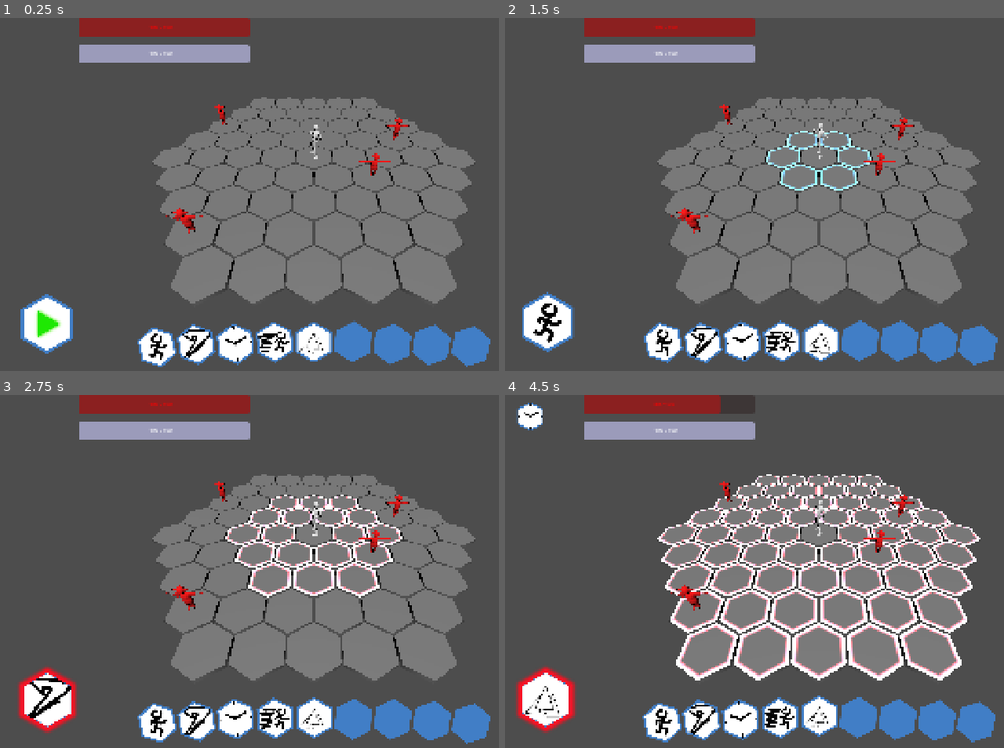
Above: before the commit, frames 1-4 (two rows, left to right).
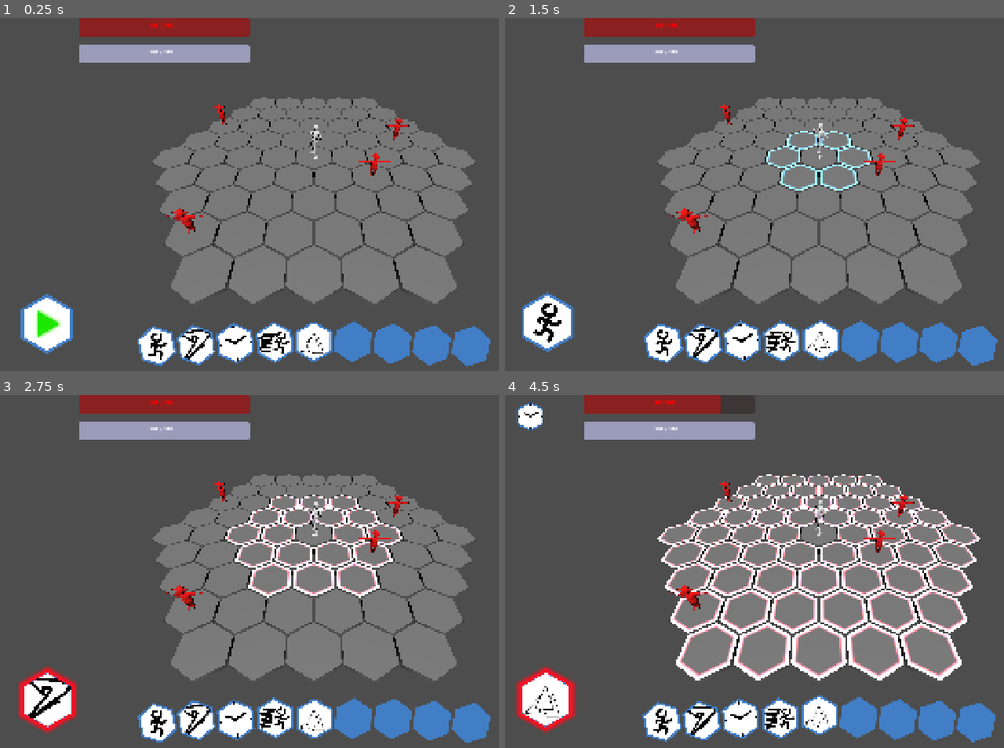
Above: after the commit, the same moments.

Repository: mmb5049/IGME601-Group4
Game: Godot game, scene res://Levels/Arena.tscn
Two runs of this game, one before a commit and one after it. Both use one fixed random seed, a clock stepped at 60 frames per second and the inputs below.
Inputs (mouse positions are in pixels of both pictures, inside the frame that each line leads up to):
- Up to frame 1 (0.25 s): no input
- Up to frame 2 (1.5 s): click (549, 325) at 0.5 s; tap Enter at 1.25 s; drag from (664, 339) to (879, 116) at 1.27 s
- Up to frame 3 (2.75 s): drag from (194, 719) to (284, 642) at 2.02 s
- Up to frame 4 (4.5 s): move the mouse to (739, 719) at 2.77 s; hold D 2.78-3.5 s; tap H at 2.85 s; click (739, 719) at 2.92 s; drag from (779, 716) to (629, 518) at 3.52 s; drag from (819, 719) to (849, 571) at 4.27 s

The runs differ from the first frame. In frame 1, 0.8% of the frame differs, in the area x 27-97%, y 1-99%; in frame 2, 0.6%; in frame 3, 0.9%, in the area x 27-98%, y 1-99%; in frame 4, 0.8%.

Commit message:
Adding text file and fonts

Diff:
--- a/igme-601-group-4/Levels/Arena.tscn
+++ b/igme-601-group-4/Levels/Arena.tscn
@@ -16,6 +16,8 @@
 [ext_resource type="Script" uid="uid://bqyjg7cr7355y" path="res://Scripts/action_execution_controller.gd" id="13_action_executor"]
 [ext_resource type="PackedScene" uid="uid://d2af5376r7sff" path="res://UI/Menus/game_over.tscn" id="14_mo5sh"]
 [ext_resource type="PackedScene" uid="uid://cr5jts6r1074n" path="res://UI/Player/HUD.tscn" id="16_famn7"]
+
+[sub_resource type="Theme" id="Theme_tmhow"]
 
 [node name="Arena" type="Node3D" unique_id=1193273823]
 script = ExtResource("1_5o1c7")
@@ -87,23 +89,14 @@
 offset_left = 240.0
 offset_right = 763.0
 
-[node name="HealthLabel" type="Label" parent="HUD/HealthBar" index="0" unique_id=1907702168]
-layout_mode = 0
-offset_left = 217.0
-offset_top = 15.0
-offset_right = 335.0
-offset_bottom = 38.0
-
 [node name="ManaBar" parent="HUD" index="1" unique_id=589409471]
 offset_right = 763.0
 offset_bottom = 138.0
 
-[node name="ManaLabel" type="Label" parent="HUD/ManaBar" index="0" unique_id=1853911437]
-layout_mode = 0
-offset_left = 217.0
-offset_top = 14.0
-offset_right = 335.0
-offset_bottom = 37.0
+[node name="NotificationLabel" parent="HUD/NotificationPanel" parent_id_path=PackedInt32Array(1543784001, 1362225) index="0" unique_id=2057399562]
+theme = SubResource("Theme_tmhow")
+theme_override_colors/font_shadow_color = Color(0, 0, 0, 0)
+theme_override_colors/font_outline_color = Color(0, 0, 0, 1)
 
 [connection signal="ability_confirmed" from="Player" to="GlobalUIRoot/SwayLayer/ActionDockUI" method="commit_confirmed_ability"]
 [connection signal="target_preview_changed" from="Player" to="GlobalUIRoot/SwayLayer/ActionDockUI" method="set_target_preview"]
--- a/igme-601-group-4/UI/Player/HUD.gd
+++ b/igme-601-group-4/UI/Player/HUD.gd
@@ -4,9 +4,11 @@
 
 @onready var health_bar: ProgressBar = $HealthBar
 @onready var mana_bar: ProgressBar = $ManaBar
-@onready var notification_label: Label = $NotificationLabel
+@onready var notification_panel: PanelContainer = $NotificationPanel
+@onready var notification_label: Label = $NotificationPanel/NotificationLabel
 @onready var health_label: Label = $HealthBar/HealthLabel
 @onready var mana_label: Label = $ManaBar/ManaLabel
+var notification_id: int = 0
 
 func _ready() -> void:
 	player = get_tree().get_first_node_in_group("player") as PlayerController
@@ -44,4 +46,14 @@
 	mana_label.text = "%d / %d" % [current, maximum]
 
 func _on_notification_requested(message: String) -> void:
+	notification_id += 1
+	var current_id = notification_id
+
 	notification_label.text = message
+	notification_panel.visible = true
+
+	await get_tree().create_timer(1.0).timeout
+
+	# Only hide it if no newer notification appeared
+	if current_id == notification_id:
+		notification_panel.visible = false
--- a/igme-601-group-4/UI/Player/HUD.tscn
+++ b/igme-601-group-4/UI/Player/HUD.tscn
@@ -1,9 +1,20 @@
 [gd_scene format=3 uid="uid://cr5jts6r1074n"]
 
 [ext_resource type="Script" uid="uid://d1cx8ym81vhet" path="res://UI/Player/HUD.gd" id="1_vwvg8"]
+[ext_resource type="FontFile" uid="uid://iva2kdc7h4yg" path="res://Font/Oxanium-VariableFont_wght.ttf" id="2_h6622"]
+[ext_resource type="FontFile" uid="uid://b6w8dn8xwm34c" path="res://Font/Oxanium-ExtraBold.ttf" id="2_minvw"]
+
+[sub_resource type="FontVariation" id="FontVariation_minvw"]
+base_font = ExtResource("2_minvw")
 
 [sub_resource type="CanvasItemMaterial" id="CanvasItemMaterial_i3jvf"]
 blend_mode = 1
+
+[sub_resource type="FontVariation" id="FontVariation_ity2r"]
+base_font = ExtResource("2_minvw")
+
+[sub_resource type="FontVariation" id="FontVariation_cv32t"]
+base_font = ExtResource("2_h6622")
 
 [node name="HUD" type="CanvasLayer" unique_id=1543784001]
 script = ExtResource("1_vwvg8")
@@ -17,6 +28,14 @@
 value = 100.0
 show_percentage = false
 
+[node name="HealthLabel" type="Label" parent="HealthBar" unique_id=1729260440]
+layout_mode = 0
+offset_left = 217.0
+offset_top = 16.0
+offset_right = 335.0
+offset_bottom = 40.0
+theme_override_fonts/font = SubResource("FontVariation_minvw")
+
 [node name="ManaBar" type="ProgressBar" parent="." unique_id=589409471]
 self_modulate = Color(0.7129441, 0.7188152, 1, 1)
 material = SubResource("CanvasItemMaterial_i3jvf")
@@ -27,8 +46,25 @@
 value = 100.0
 show_percentage = false
 
-[node name="NotificationLabel" type="Label" parent="." unique_id=2057399562]
-offset_left = 544.0
-offset_top = 806.0
-offset_right = 1437.0
-offset_bottom = 914.0
+[node name="ManaLabel" type="Label" parent="ManaBar" unique_id=1477717854]
+layout_mode = 0
+offset_left = 217.0
+offset_top = 15.0
+offset_right = 335.0
+offset_bottom = 39.0
+theme_override_fonts/font = SubResource("FontVariation_ity2r")
+
+[node name="NotificationPanel" type="PanelContainer" parent="." unique_id=1362225]
+visible = false
+offset_left = 528.0
+offset_top = 827.0
+offset_right = 1402.0
+offset_bottom = 912.0
+
+[node name="NotificationLabel" type="Label" parent="NotificationPanel" unique_id=2057399562]
+layout_mode = 2
+theme_override_fonts/font = SubResource("FontVariation_cv32t")
+theme_override_font_sizes/font_size = 48
+text = "Test"
+horizontal_alignment = 1
+vertical_alignment = 1
Binary file added: igme-601-group-4/Font/Oxanium-ExtraBold.ttf
Not shown, added: igme-601-group-4/Font/Oxanium-ExtraBold.ttf.import
Binary file added: igme-601-group-4/Font/Oxanium-VariableFont_wght.ttf
Not shown, added: igme-601-group-4/Font/Oxanium-VariableFont_wght.ttf.import
